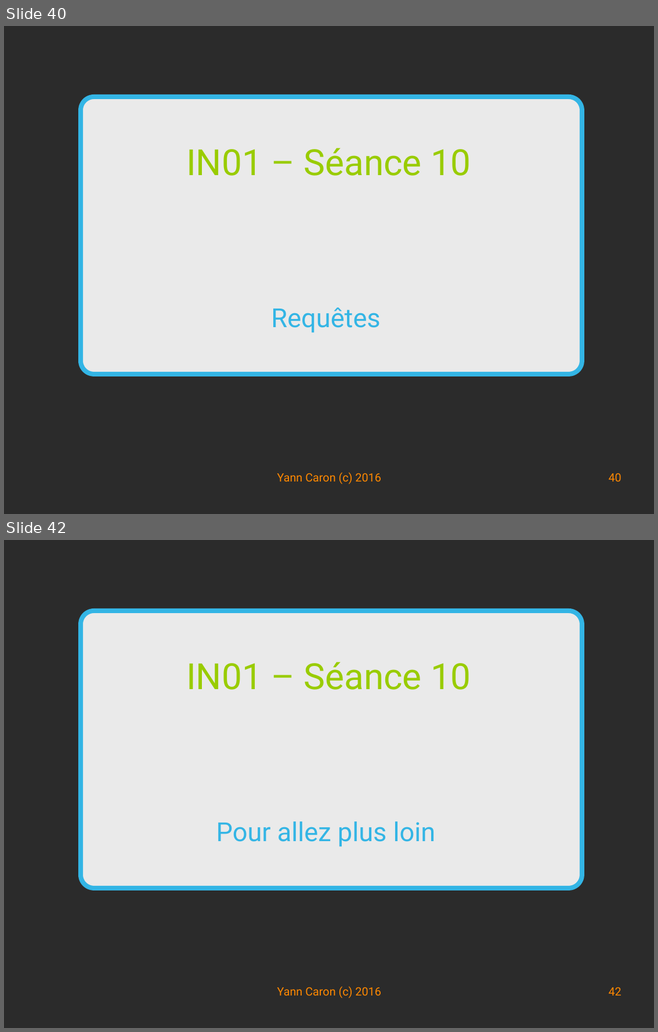
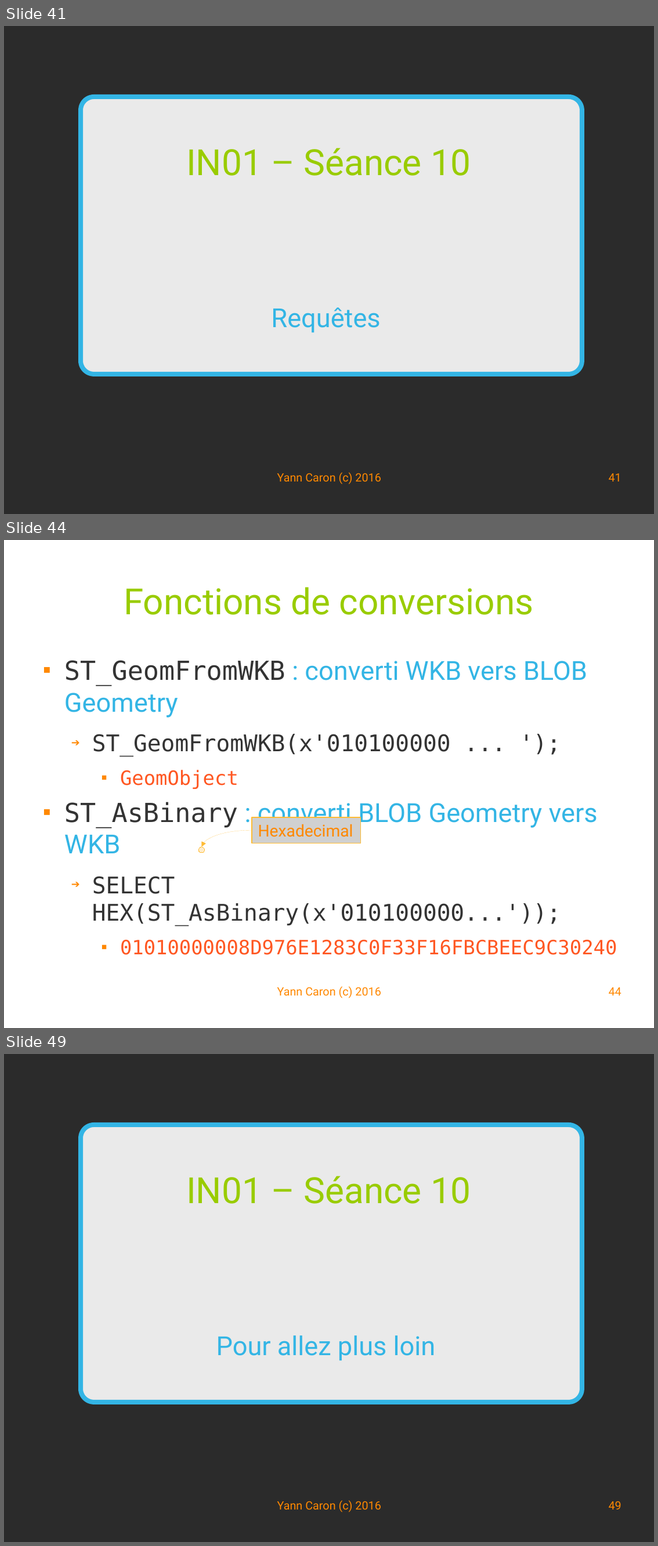
Before and after one commit to YannCaron/Android-ENSG, a slide deck: 10 - Spatialite.odp. Shown one above the other, each under a label of ours: slides 40 and 42 before the commit, slides 41, 44 and 49 after it; the slides between them are not shown. The pictures are 658x1032 and 658x1546 pixels, drawn with LibreOffice and Linux fonts; fonts in the diff are those of the drawing; grey boxes stand for pictures; background and template pictures are left out; a plain dark background stands for a picture behind light text. Boxes give left, top, right and bottom in pixels: in the first picture for what was removed or moved away, otherwise in the second. Text is boxed around its words. In the diff, an @@ line names an element or a change of style, - is before the commit and + after.

Commit message:
geom

```diff
--- a/10 - Spatialite.odp
+++ b/10 - Spatialite.odp
@@ slide 44 added at box(4, 540, 654, 1028), background #FFFFFF @@
@@ title added at box(123, 587, 534, 615), 44 pt, text #99CC00 @@
+Fonctions de conversions
@@ text added at box(64, 660, 597, 926), 32 pt, text #333333 @@
+■ ST_GeomFromWKB : converti WKB vers BLOB Geometry
+  ➔ ST_GeomFromWKB(x'010100000 ... ');
+    ■ GeomObject
+■ ST_AsBinary : converti BLOB Geometry vers WKB
+  ➔ SELECT HEX(ST_AsBinary(x'010100000...'));
+    ■ 01010000008D976E1283C0F33F16FBCBEEC9C30240
@@ picture added at box(252, 817, 360, 843), 20 pt, text #FF8800 @@
+Hexadecimal
@@ curved arrow added from (252, 830) to (201, 846), #FFBB33 0 pt @@
@@ ellipse added at box(198, 846, 205, 853), fill #FFBB33 at 25% opacity, outline #FFBB33 0 pt @@
@@ text added at box(277, 986, 380, 998), 14 pt, text #FF8800 @@
+Yann Caron (c) 2016
@@ page number added at box(608, 987, 621, 995), 14 pt, text #FF8800 @@
+44
@@ what was slide 40 is now slide 41 @@
@@ page number at box(608, 473, 621, 481): text changed @@
-40
+41
@@ what was slide 42 is now slide 49 @@
@@ page number at box(608, 1501, 621, 1509): text changed @@
-42
+49
```
Also in this commit, not shown: 4 slides changed, 6 other slides added.
